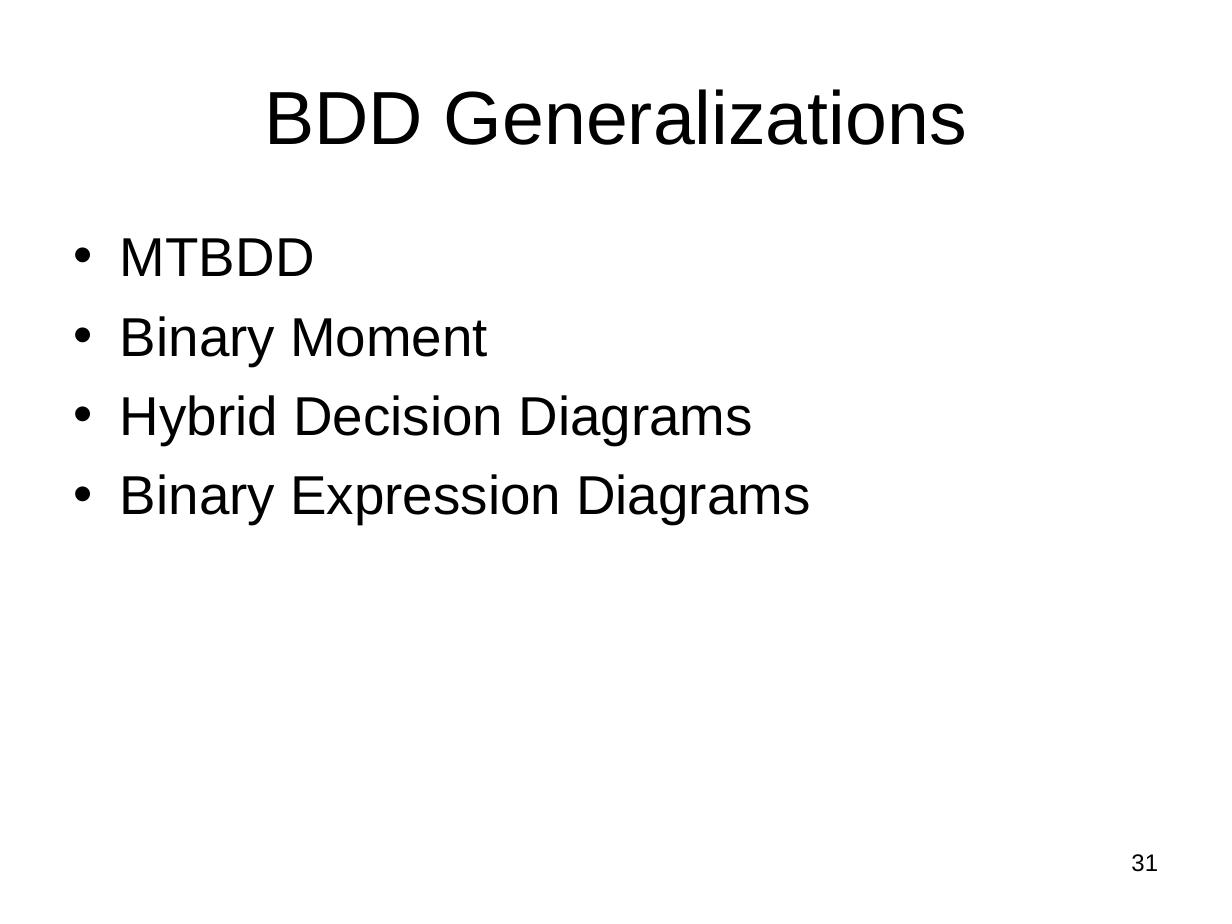
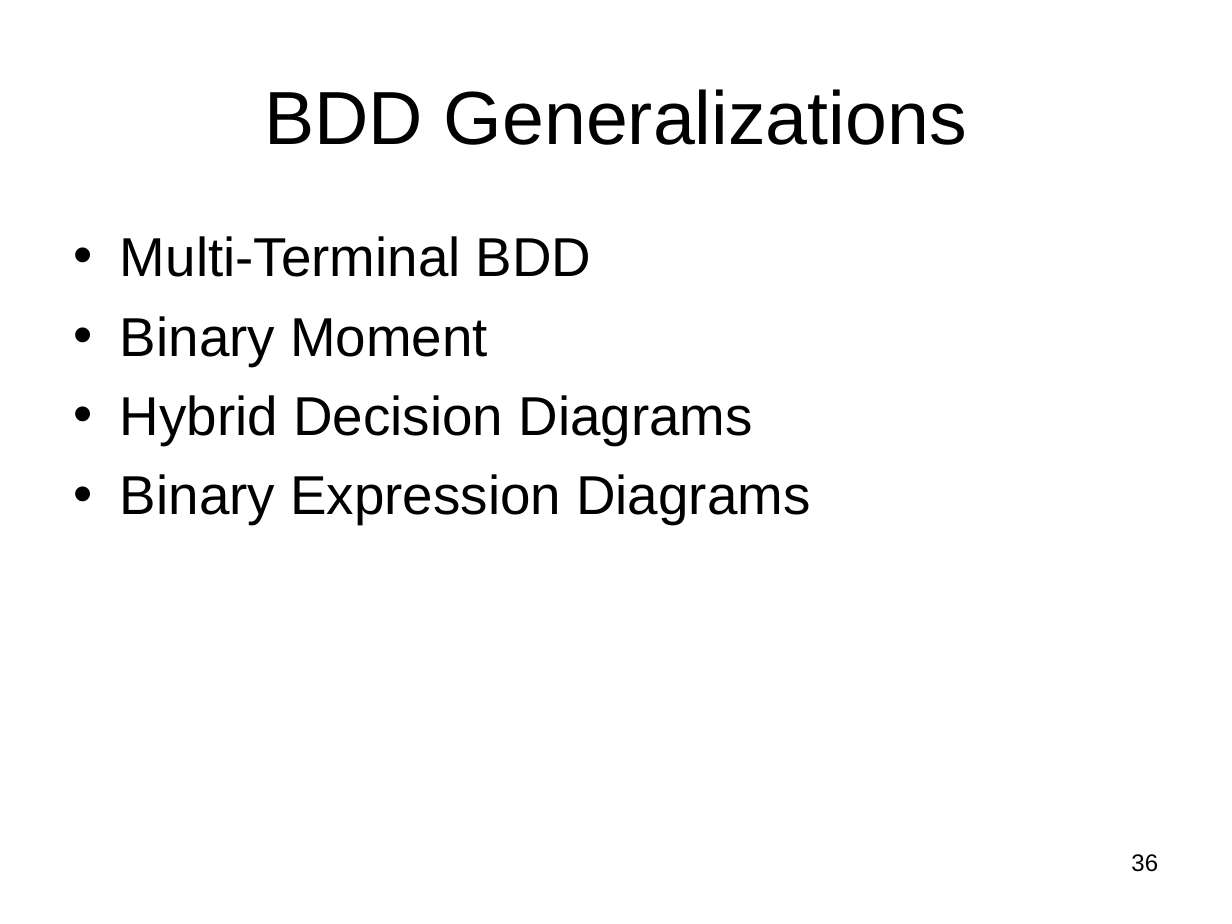
Before and after one commit to lpkruger/sfe-tools, a slide deck: slide 36 of prelim/Prelim-talk.ppt (slide 31 before the commit). Drawn at 1232x924 pixels with LibreOffice and Linux fonts; fonts in the diff are those of the drawing. Boxes give left, top, right and bottom in pixels: in the first picture for what was removed or moved away, otherwise in the second. Text is boxed around its words. In the diff, an @@ line names an element or a change of style, - is before the commit and + after.

```diff
--- a/prelim/Prelim-talk.ppt
+++ b/prelim/Prelim-talk.ppt
@@ text at box(120, 236, 592, 277): text changed @@
-• MTBDD
+• Multi-Terminal BDD
@@ page number at box(1131, 854, 1158, 872): text changed @@
-31
+36
```
Also in this commit, not shown: 19 other slides changed, 7 slides added, 1 slide removed, 1 other file.
